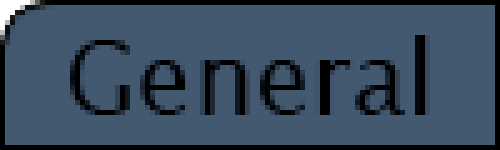
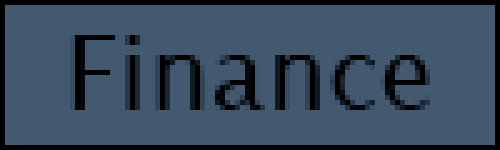
Comparing the layer stacks of the two 500 x 150 images. Changes:
renamed "General" to "Finance", painted on it over [70, 35, 430, 115]
hid "Layer 1" over [0, 0, 430, 115]
added layer "Layer 2" over [0, 0, 430, 115]
